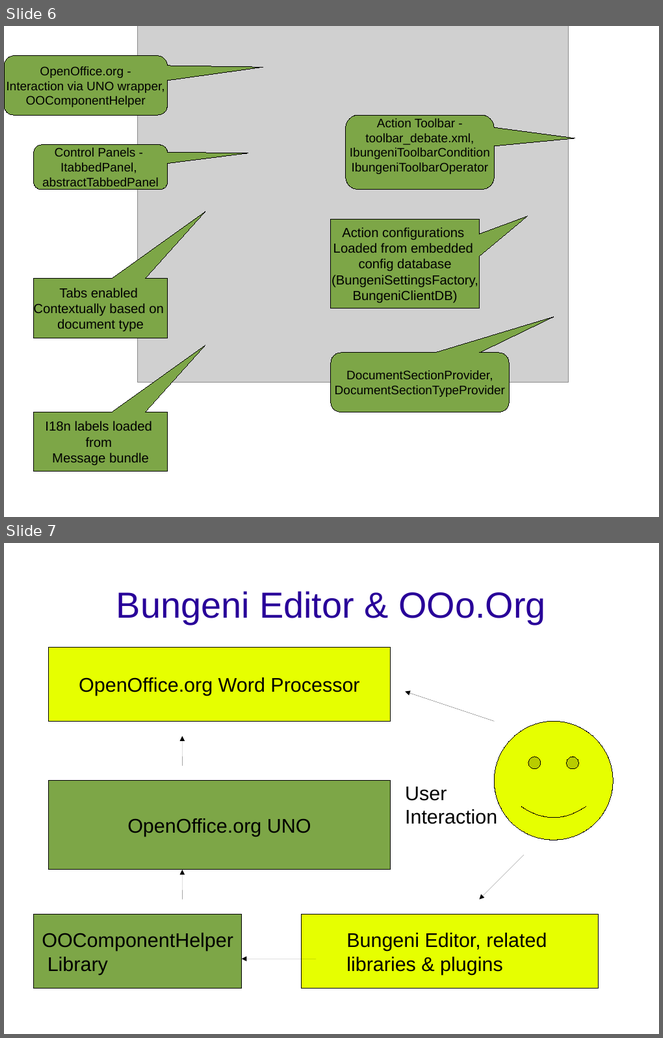
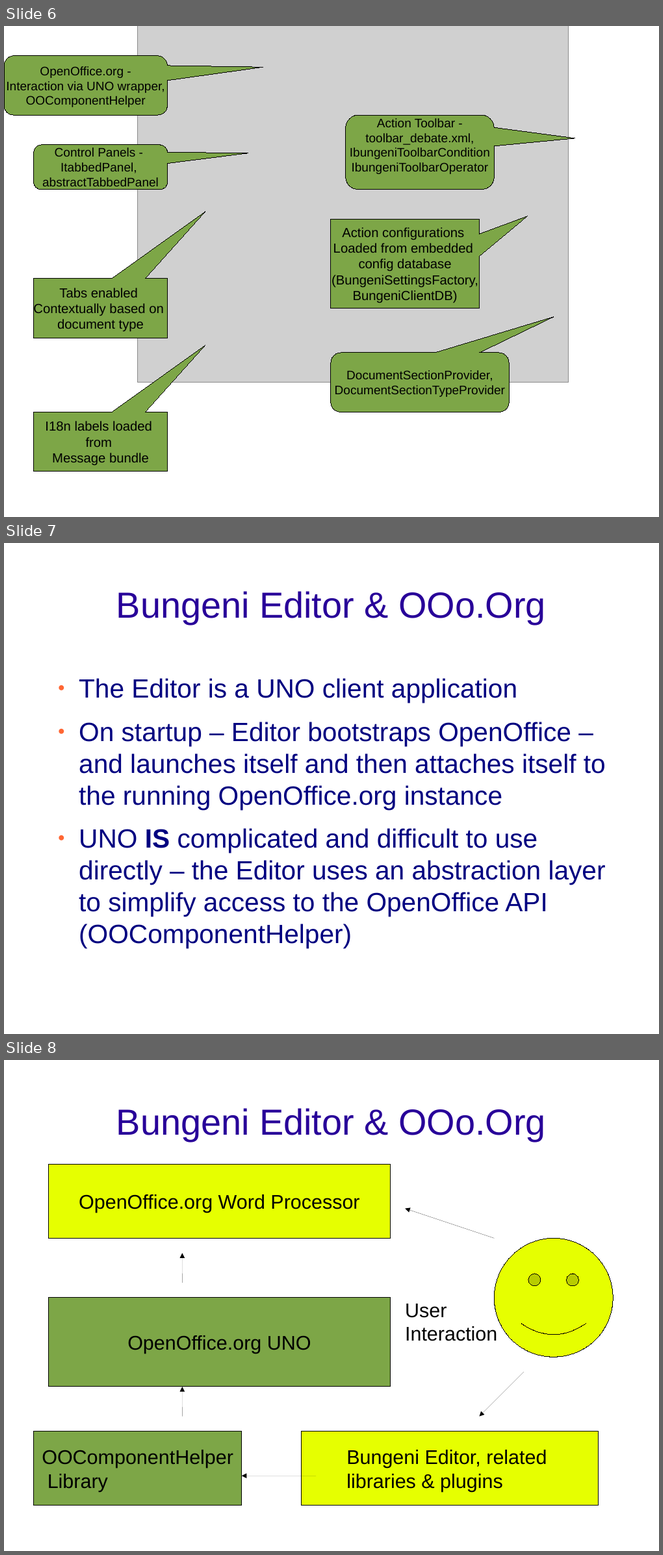
Before and after one commit to bungeni-org/bungeni-editor, a slide deck: documentation/presentations/technical_bungeni-editor.odp. Shown one above the other, each under a label of ours: slides 6 and 7 before the commit, slides 6, 7 and 8 after it. The pictures are 663x1038 and 663x1555 pixels, drawn with LibreOffice and Linux fonts; fonts in the diff are those of the drawing; grey boxes stand for pictures; background and template pictures are left out. Boxes give left, top, right and bottom in pixels: in the first picture for what was removed or moved away, otherwise in the second. Text is boxed around its words. In the diff, an @@ line names an element or a change of style, - is before the commit and + after.

```diff
--- a/documentation/presentations/technical_bungeni-editor.odp
+++ b/documentation/presentations/technical_bungeni-editor.odp
@@ slide 7 added at [4, 543, 659, 1034], background picture (left out) @@
@@ title added at [116, 591, 545, 624], 44 pt, text #280099 @@
+Bungeni Editor & OOo.Org
@@ text added at [79, 678, 606, 948], 32 pt, text #000080 @@
+● The Editor is a UNO client application
+● On startup – Editor bootstraps OpenOffice – and launches itself and then attaches itself to the running OpenOffice.org instance
+● UNO IS complicated and difficult to use directly – the Editor uses an abstraction layer to simplify access to the OpenOffice API (OOComponentHelper)
@@ what was slide 7 is now slide 8 @@
```
Also in this commit, not shown: 5 slides changed, 5 other slides added.
